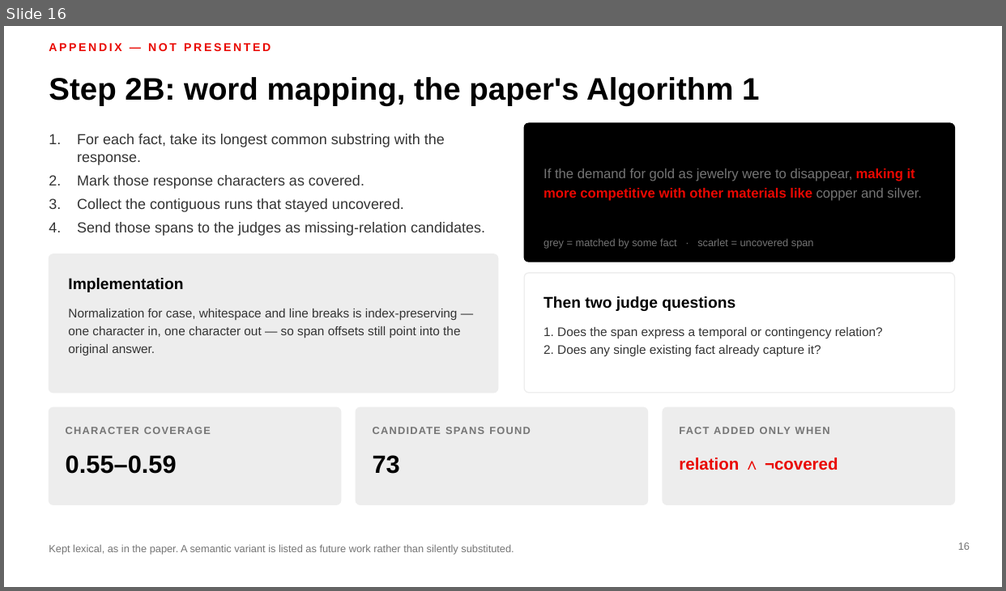
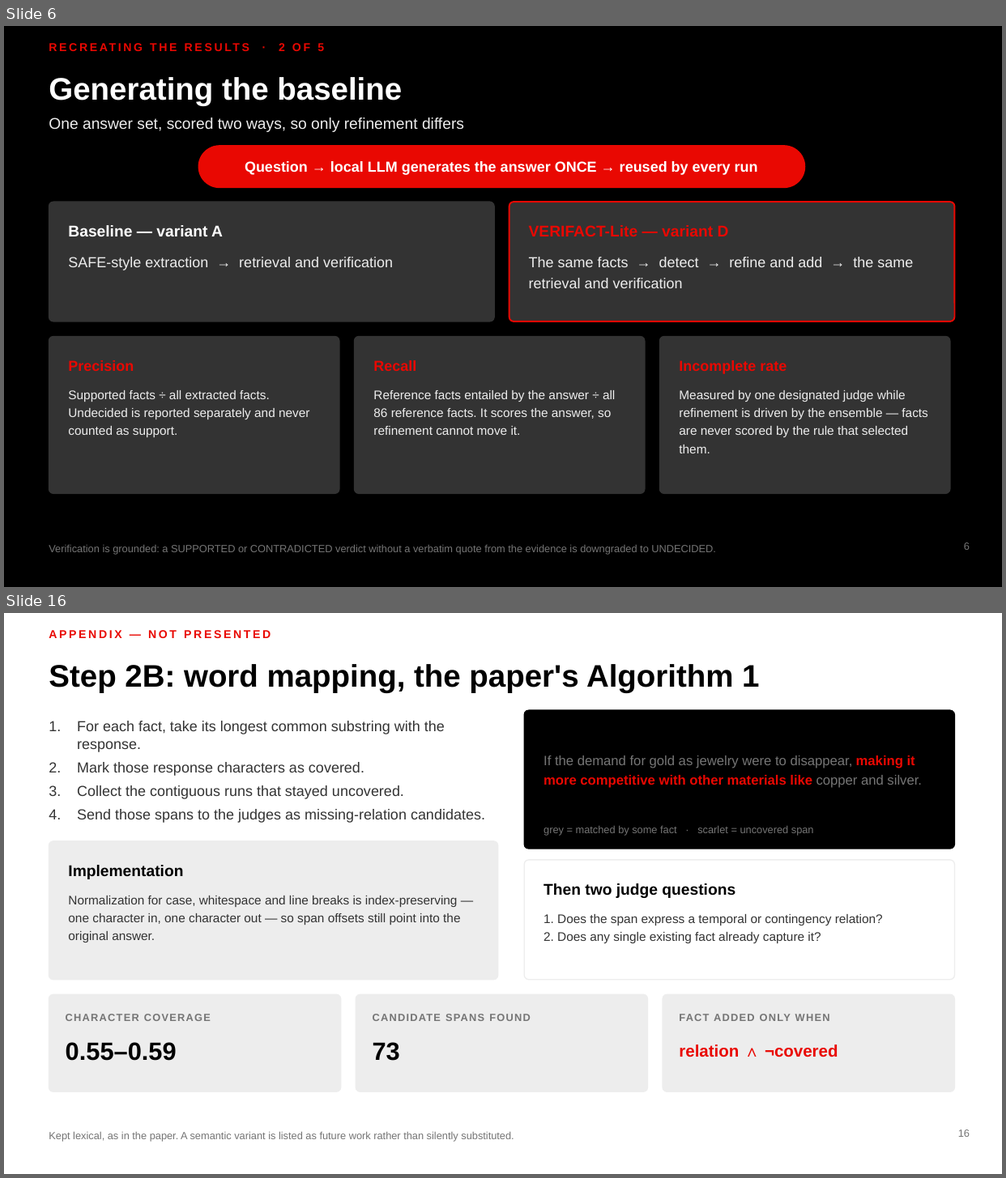
Before and after one commit to MadhavKrishna06/Verifact-Lite, a slide deck: presentation/VERIFACT-Lite-TTU.pptx. Shown one above the other, each under a label of ours: slide 16 before the commit, slides 6 and 16 after it; the slides between them are not shown. The pictures are 1006x591 and 1006x1178 pixels, drawn with LibreOffice and Linux fonts; fonts in the diff are those of the drawing. Boxes give left, top, right and bottom in pixels: in the first picture for what was removed or moved away, otherwise in the second. Text is boxed around its words. In the diff, an @@ line names an element or a change of style, - is before the commit and + after.

```diff
--- a/presentation/VERIFACT-Lite-TTU.pptx
+++ b/presentation/VERIFACT-Lite-TTU.pptx
@@ slide 6 added at [4,26,1002,587], background #000000 @@
@@ text added at [279,43,324,51], 11 pt, text #E90802, bold @@
+RECREATING THE RESULTS · 2 OF 5
@@ text added at [49,77,402,105], 30 pt, text #FFFFFF, bold @@
+Generating the baseline
@@ text added at [49,118,464,132], 15 pt, text #EDEDED @@
+One answer set, scored two ways, so only refinement differs
@@ rounded rectangle added at [198,146,805,188], fill #E90802, outline #E90802 1 pt @@
@@ text added at [245,161,758,175], 14 pt, text #FFFFFF, bold @@
+Question → local LLM generates the answer ONCE → reused by every run
@@ rounded rectangle added at [49,202,494,322], fill #333333, outline #333333 1 pt @@
@@ rounded rectangle added at [509,202,955,322], fill #333333, outline #E90802 1.5 pt @@
@@ text added at [68,225,223,237], 15 pt, text #FFFFFF, bold @@
+Baseline — variant A
@@ text added at [529,225,729,237], 15 pt, text #E90802, bold @@
+VERIFACT-Lite — variant D
@@ text added at [68,257,393,271], 14 pt, text #EDEDED @@
+SAFE-style extraction → retrieval and verification
@@ text added at [529,257,913,288], 14 pt, text #EDEDED @@
+The same facts → detect → refine and add → the same retrieval and verification
@@ rounded rectangle added at [49,337,339,494], fill #333333, outline #333333 1 pt @@
@@ rounded rectangle added at [355,337,645,494], fill #333333, outline #333333 1 pt @@
@@ rounded rectangle added at [660,337,950,494], fill #333333, outline #333333 1 pt @@
@@ text added at [68,361,134,371], 14 pt, text #E90802, bold @@
+Precision
@@ text added at [373,361,416,371], 14 pt, text #E90802, bold @@
+Recall
@@ text added at [679,361,786,374], 14 pt, text #E90802, bold @@
+Incomplete rate
@@ text added at [68,390,309,437], 12 pt, text #EDEDED @@
+Supported facts ÷ all extracted facts. Undecided is reported separately and never counted as support.
@@ text added at [373,390,615,435], 12 pt, text #EDEDED @@
+Reference facts entailed by the answer ÷ all 86 reference facts. It scores the answer, so refinement cannot move it.
@@ text added at [679,390,927,454], 12 pt, text #EDEDED @@
+Measured by one designated judge while refinement is driven by the ensemble — facts are never scored by the rule that selected them.
@@ text added at [49,545,716,555], 10 pt, text #757575 @@
+Verification is grounded: a SUPPORTED or CONTRADICTED verdict without a verbatim quote from the evidence is downgraded to UNDECIDED.
@@ page number added at [964,543,970,550], 10 pt, text #757575 @@
+6
```
Also in this commit, not shown: 14 slides changed, 2 other slides added, 2 slides removed, 1 other file.
